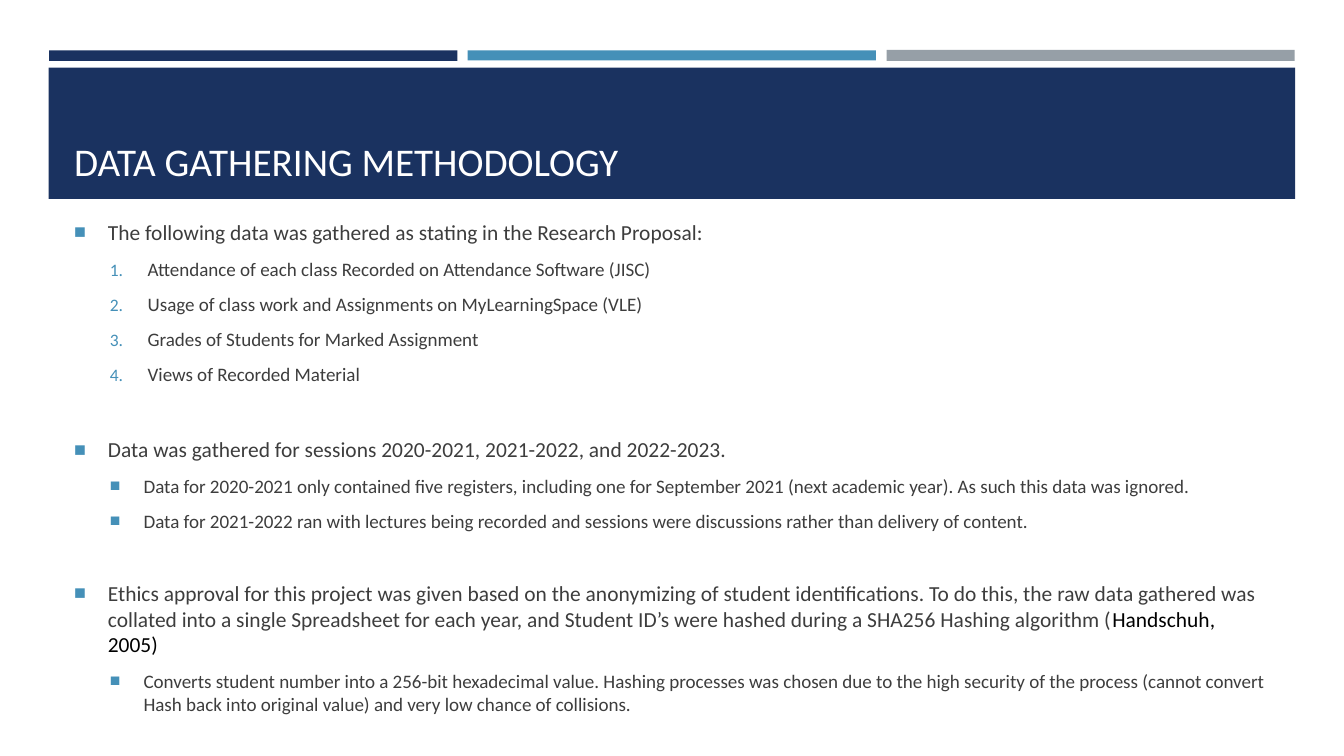
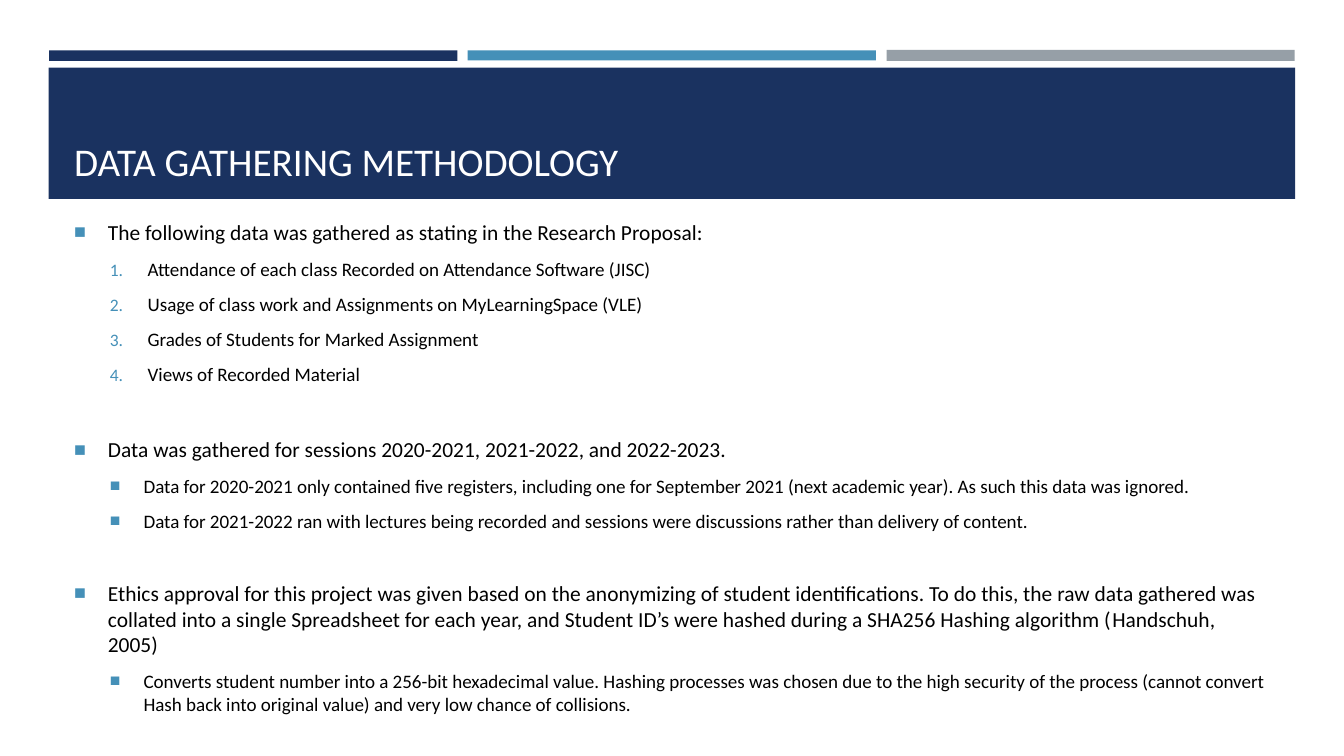
Before and after one commit to ChrisAcornleyPhD/CAP512Data, a slide deck: slide 7 of scripts/CAP512.pptx (slide 6 before the commit). Drawn at 1344x756 pixels with LibreOffice and Linux fonts; fonts in the diff are those of the drawing. Boxes give left, top, right and bottom in pixels: in the first picture for what was removed or moved away, otherwise in the second. Text is boxed around its words. In the diff, an @@ line names an element or a change of style, - is before the commit and + after.

```diff
--- a/scripts/CAP512.pptx
+++ b/scripts/CAP512.pptx
@@ text "The following data was gathered ..." at (x1=108, y1=225, x2=1264, y2=692): text colour #3D3D3D to #000000 @@
```
Also in this commit, not shown: 21 other slides changed, 3 slides added.
